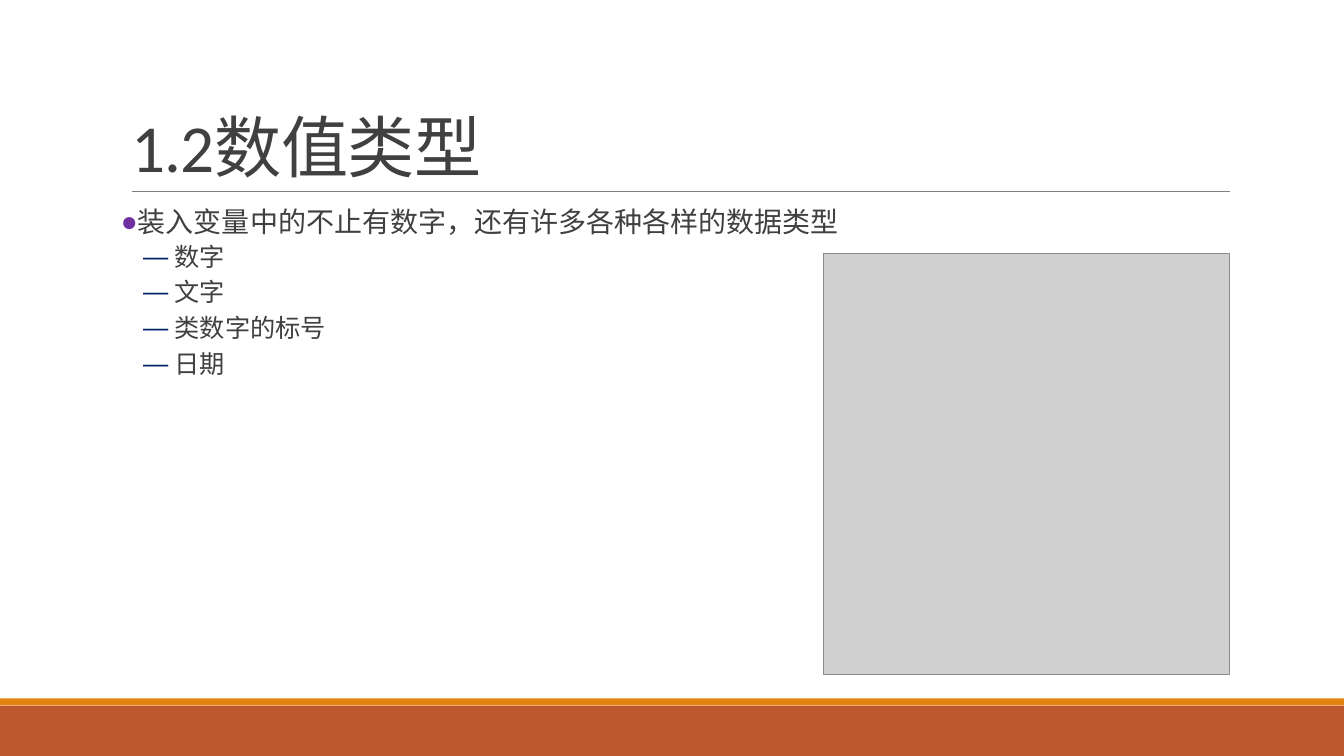
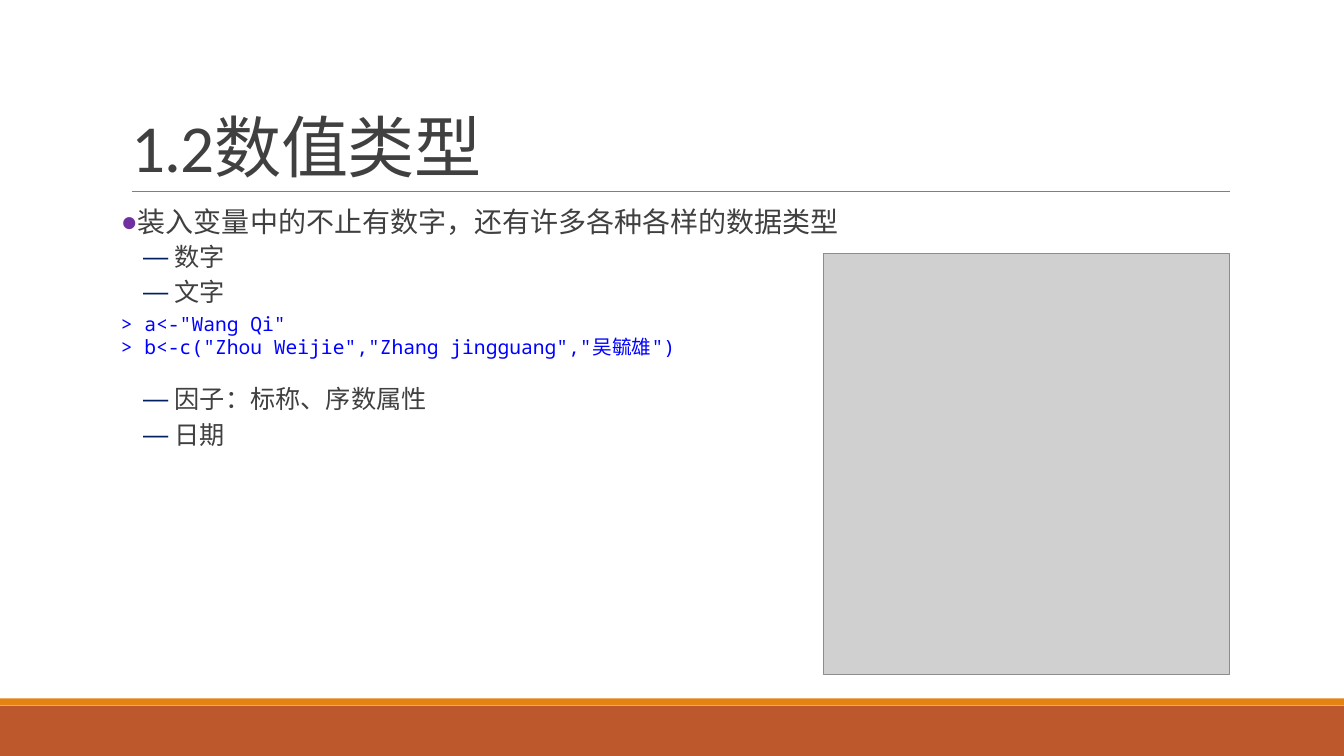
Before and after one commit to exoplanetX/DataAnalytics, a slide deck: slide 13 of 实验2-变量-导入和包.pptx (slide 12 before the commit). Drawn at 1344x756 pixels with LibreOffice and Linux fonts; fonts in the diff are those of the drawing; grey boxes stand for pictures. Boxes give left, top, right and bottom in pixels: in the first picture for what was removed or moved away, otherwise in the second. Text is boxed around its words. In the diff, an @@ line names an element or a change of style, - is before the commit and + after.

```diff
--- a/实验2-变量-导入和包.pptx
+++ b/实验2-变量-导入和包.pptx
@@ text added at box(144, 316, 675, 359), 14 pt, text #0000FF @@
+> a<-"Wang Qi"
+> b<-c("Zhou Weijie","Zhang jingguang","吴毓雄")
@@ text at box(175, 387, 427, 410): text changed @@
-  — 类数字的标号
+  — 因子：标称、序数属性
```
Also in this commit, not shown: 5 other slides changed, 2 slides added, 2 slides removed.
